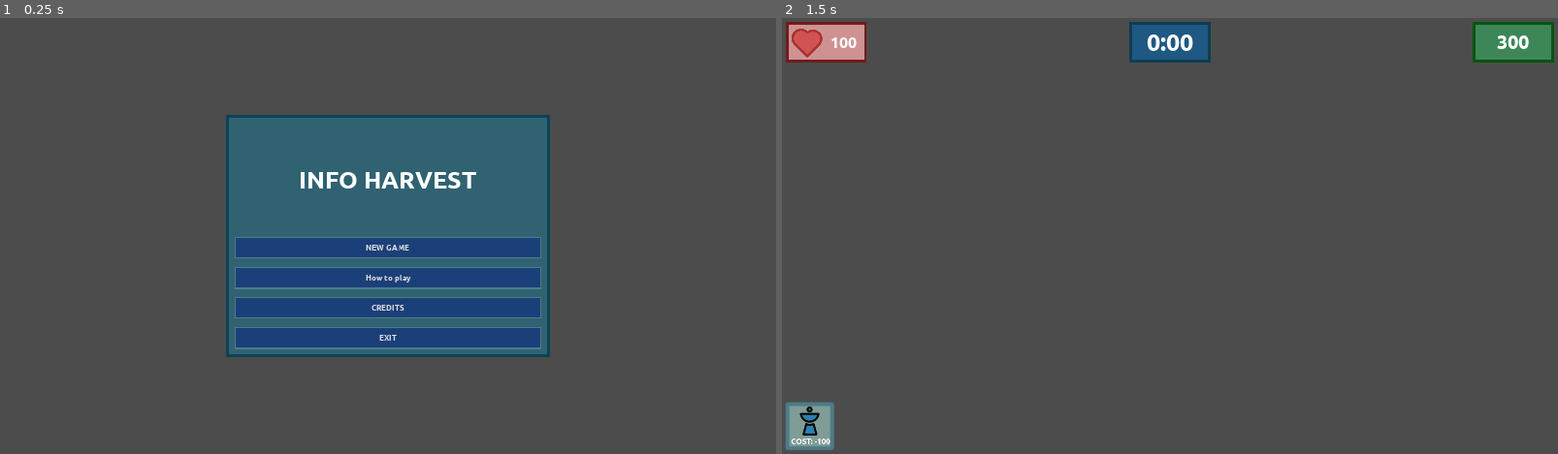
Above: before the commit, frames 1-2 (left to right).
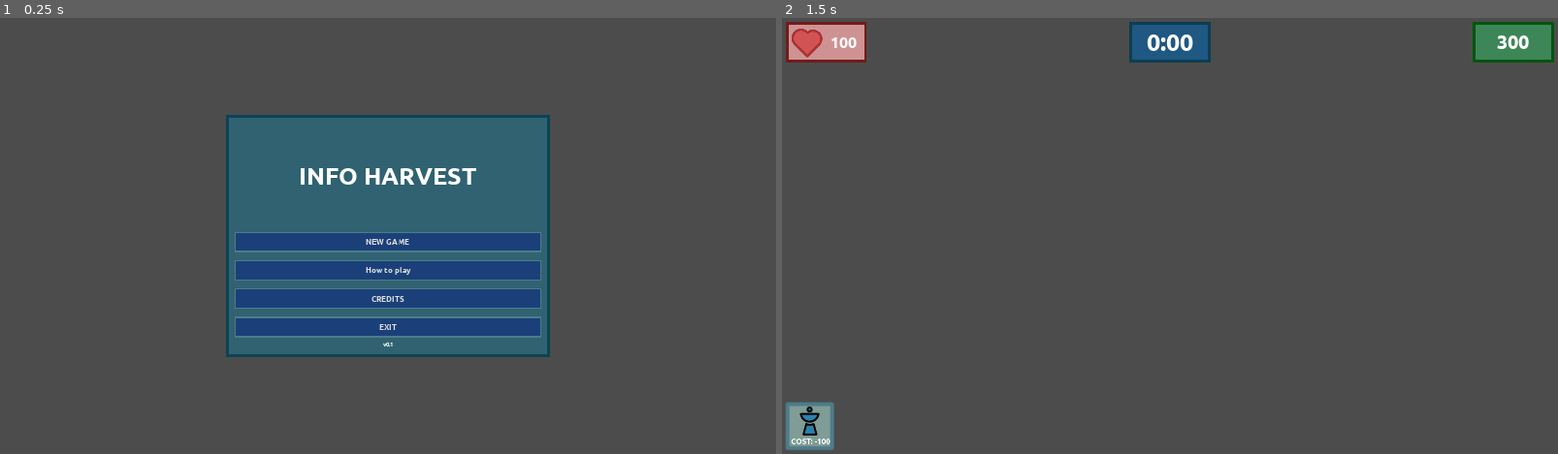
Above: after the commit, the same moments.

Repository: moisesjbc/info-harvest
Game: Godot game, scene res://menus/main_menu/main_menu.tscn
The game is run twice, just before and just after one commit, with the same random seed, the same clock (stepped at 60 frames per second) and the same inputs.
Inputs:
- Up to frame 1 (0.25 s): no input
- Up to frame 2 (1.5 s): click "NEW GAME" at 0.5 s; click "COST: -100" at 1.25 s

The runs differ from the first frame. In frame 1, 7.2% of the frame differs, in the area x 30-70%, y 34-76%; in frame 2, nothing differs.

Commit message:
Add version to main menu

Diff:
--- a/godot-project/menus/main_menu/main_menu.tscn
+++ b/godot-project/menus/main_menu/main_menu.tscn
@@ -7,6 +7,9 @@
 
 [sub_resource type="DynamicFont" id=1]
 size = 60
+font_data = ExtResource( 2 )
+
+[sub_resource type="DynamicFont" id=2]
 font_data = ExtResource( 2 )
 
 [node name="main_menu" type="Control"]
@@ -38,11 +41,12 @@
 margin_top = 20.0
 margin_right = 780.0
 margin_bottom = 580.0
+custom_constants/separation = 10
 
 [node name="title" type="Label" parent="center_container/panel/margin_container2/vbox_container"]
-margin_top = 105.0
+margin_top = 96.0
 margin_right = 760.0
-margin_bottom = 173.0
+margin_bottom = 164.0
 size_flags_horizontal = 3
 size_flags_vertical = 6
 custom_fonts/font = SubResource( 1 )
@@ -51,9 +55,9 @@
 valign = 1
 
 [node name="buttons_container" type="VBoxContainer" parent="center_container/panel/margin_container2/vbox_container"]
-margin_top = 282.0
+margin_top = 270.0
 margin_right = 760.0
-margin_bottom = 560.0
+margin_bottom = 531.0
 size_flags_horizontal = 3
 size_flags_vertical = 3
 custom_constants/separation = 20
@@ -61,34 +65,43 @@
 [node name="play_button" parent="center_container/panel/margin_container2/vbox_container/buttons_container" instance=ExtResource( 3 )]
 margin_top = 0.0
 margin_right = 760.0
-margin_bottom = 54.0
+margin_bottom = 50.0
 size_flags_horizontal = 3
 size_flags_vertical = 3
 text = "NEW GAME"
 
 [node name="how_to_play_button" parent="center_container/panel/margin_container2/vbox_container/buttons_container" instance=ExtResource( 3 )]
-margin_top = 74.0
+margin_top = 70.0
 margin_right = 760.0
-margin_bottom = 129.0
+margin_bottom = 120.0
 size_flags_horizontal = 3
 size_flags_vertical = 3
 text = "How to play"
 
 [node name="credits_menu_button" parent="center_container/panel/margin_container2/vbox_container/buttons_container" instance=ExtResource( 3 )]
-margin_top = 149.0
+margin_top = 140.0
 margin_right = 760.0
-margin_bottom = 203.0
+margin_bottom = 190.0
 size_flags_horizontal = 3
 size_flags_vertical = 3
 text = "CREDITS"
 
 [node name="exit_button" parent="center_container/panel/margin_container2/vbox_container/buttons_container" instance=ExtResource( 3 )]
-margin_top = 223.0
+margin_top = 210.0
 margin_right = 760.0
-margin_bottom = 278.0
+margin_bottom = 261.0
 size_flags_horizontal = 3
 size_flags_vertical = 3
 text = "EXIT"
+
+[node name="version" type="Label" parent="center_container/panel/margin_container2/vbox_container"]
+margin_top = 541.0
+margin_right = 760.0
+margin_bottom = 560.0
+custom_fonts/font = SubResource( 2 )
+text = "v0.1"
+align = 1
+valign = 1
 
 [connection signal="pressed" from="center_container/panel/margin_container2/vbox_container/buttons_container/play_button" to="." method="_on_play_button_pressed"]
 [connection signal="pressed" from="center_container/panel/margin_container2/vbox_container/buttons_container/how_to_play_button" to="." method="_on_how_to_play_button_pressed"]
Not shown: 1 places in godot-project/menus/main_menu/main_menu.tscn that only renumber resources
